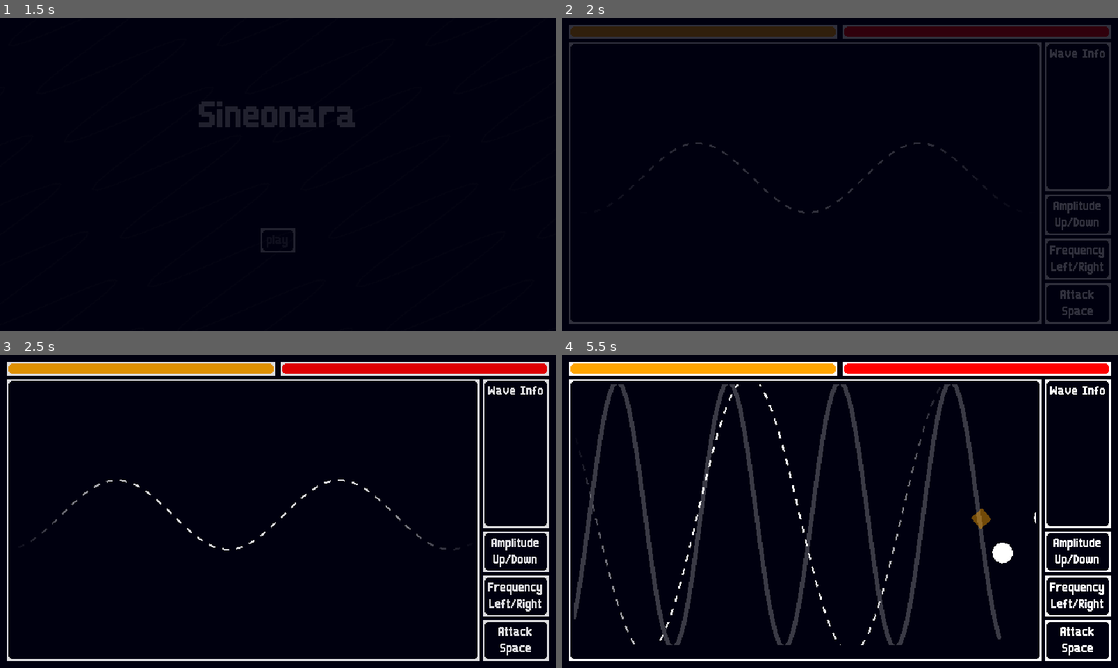
Above: before the commit, frames 1-4 (two rows, left to right).
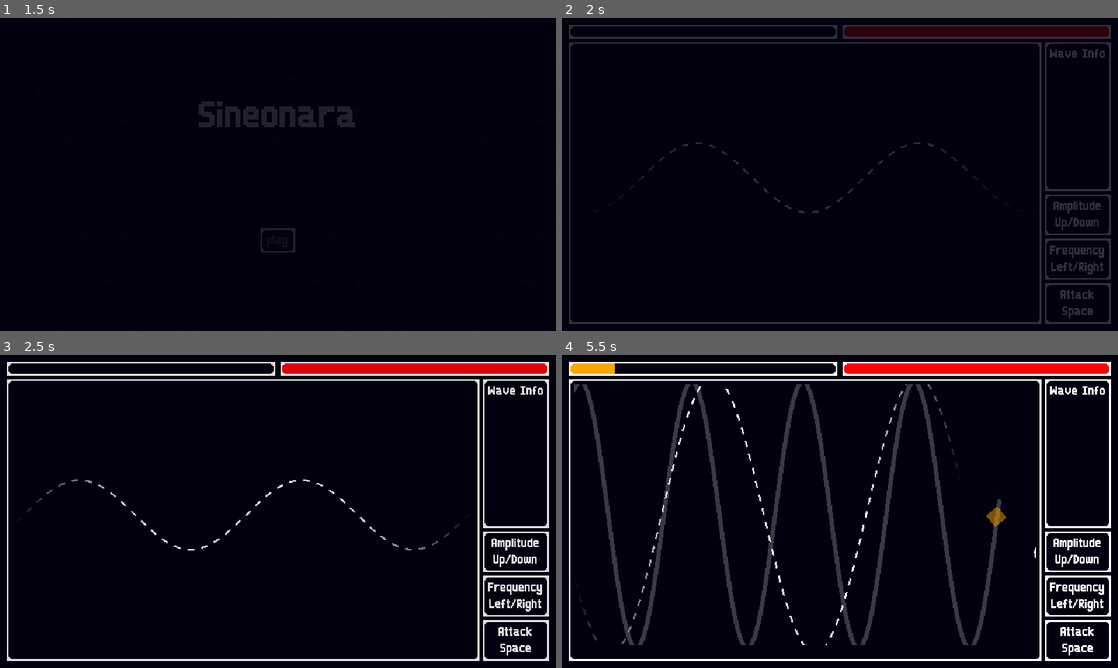
Above: after the commit, the same moments.

Repository: riSygneD/Sineonara
Game: Godot game, scene res://main.tscn
Same seed, same stepped clock (60 frames per second), same inputs: the game is played once before the commit and once after it. The project has no main scene, so this scene is started directly.
Inputs:
- Up to frame 1 (1.5 s): click "play" at 0.5 s; tap Space (attack) at 1.35 s
- Up to frame 2 (2 s): no input
- Up to frame 3 (2.5 s): tap Space (attack) at 2.1 s
- Up to frame 4 (5.5 s): tap S (decrease_amplitude) at 2.85 s; tap Space (attack) every 0.75 s from 3.05 to 5.3 s; tap D (decrease_frequency) at 3.6 s; tap W (increase_amplitude) at 4.35 s; tap P (debug) at 4.9 s; tap A (increase_frequency) at 5.1 s

Frame 1 is identical in both runs. In frame 2, 1.6% of the frame differs, in the area x 1-50%, y 2-6%; in frame 3, 2.1%; in frame 4, 12%, in the area x 2-86%, y 2-93%.
Error after the commit: Invalid call. Nonexistent function 'get_energy' in base 'Nil'. (res://player_path_controller.gd:25)

Commit message:
Added damage and energy handlers

Diff:
--- a/game_world.gd
+++ b/game_world.gd
@@ -5,7 +5,7 @@
 
 func _ready() -> void:
 	spawn_timer.timeout.connect(_on_spawn_timer_timeout)
-
+	await get_tree().create_timer(1.0, false, true).timeout
 	start_game()
 
 func _on_spawn_timer_timeout() -> void:
--- a/game_world.tscn
+++ b/game_world.tscn
@@ -1,10 +1,9 @@
-[gd_scene load_steps=6 format=3 uid="uid://cku8kjtawyxjg"]
+[gd_scene load_steps=5 format=3 uid="uid://cku8kjtawyxjg"]
 
 [ext_resource type="Script" uid="uid://bkhe2py62ue7u" path="res://game_world.gd" id="1_e08lw"]
 [ext_resource type="PackedScene" uid="uid://4ad6ir3elqsv" path="res://player_path.tscn" id="2_e2o6t"]
 [ext_resource type="Script" uid="uid://bqjqgqx4ml0c3" path="res://enemy_spawner.gd" id="3_e08lw"]
 [ext_resource type="Theme" uid="uid://18prg1h5nv17" path="res://main_menu_theme.tres" id="3_ea1x0"]
-[ext_resource type="Script" uid="uid://ckgjqv77v7tsm" path="res://player_path_controller.gd" id="4_e3xe6"]
 
 [node name="GameWorld" type="Node2D"]
 script = ExtResource("1_e08lw")
@@ -33,11 +32,6 @@
 unique_name_in_owner = true
 position = Vector2(0, 150)
 
-[node name="PlayerPathController" type="Node" parent="PlayerPath" node_paths=PackedStringArray("player_path")]
-script = ExtResource("4_e3xe6")
-player_path = NodePath("..")
-metadata/_custom_type_script = "uid://ckgjqv77v7tsm"
-
 [node name="EnemySpawner" type="Node2D" parent="."]
 unique_name_in_owner = true
 position = Vector2(586, 150)
--- /dev/null
+++ b/player_damage_handler.gd
@@ -0,0 +1,21 @@
+class_name PlayerDamageHandler
+extends Node
+
+
+var player_stats : PlayerStats
+
+
+func _ready() -> void:
+	SignalBus.player_stats_initialized.connect(_on_player_stats_initialized)
+	SignalBus.enemy_reached_left.connect(take_damage)
+
+
+func _on_player_stats_initialized(p_player_stats : PlayerStats) -> void:
+	player_stats = p_player_stats
+
+
+func take_damage() -> void:
+	if not player_stats:
+		print_debug("ERROR: Player stats was not initialized for me!")
+		return
+	player_stats.health -= 1
--- /dev/null
+++ b/player_energy_handler.gd
@@ -0,0 +1,18 @@
+class_name PlayerEnergyHandler
+extends Node
+
+const ENERGY_RECHARGE_RATE := 6.0 # per second
+
+var player_stats : PlayerStats
+
+func _ready() -> void:
+	SignalBus.player_stats_initialized.connect(_on_player_stats_initialized)
+
+func _on_player_stats_initialized(p_player_stats : PlayerStats) -> void:
+	player_stats = p_player_stats
+
+func _physics_process(delta: float) -> void:
+	if not player_stats:
+		return
+	var energy_delta : float = ENERGY_RECHARGE_RATE * delta
+	player_stats.set_energy(player_stats.get_energy() + energy_delta)
--- a/player_path.gd
+++ b/player_path.gd
@@ -12,15 +12,14 @@
 
 var _shift_speed_factor : float = BASE_SHIFT_SPEED_FACTOR
 var _amplitude_step_idx : int = 0:
-	set = set_amplitude_step_idx
+	set = set_amplitude_step_idx,
+	get = get_amplitude_step_idx
 var _period_factor_step_idx : int = 0:
-	set = set_period_factor_step_idx
+	set = set_period_factor_step_idx,
+	get = get_period_factor_step_idx
 var _shift_speed_tween : Tween
 var _amplitude_tween : Tween
 var _period_tween : Tween
-
-
-@onready var path_visualizer: PathVisualizer = %PathVisualizer
 
 
 func _ready() -> void:
@@ -118,3 +117,9 @@
 			curve.amplitude * 2.0, 0.5)
 	collapse_tween.tween_property(curve, "amplitude",
 			0.0, 1.5).set_delay(0.5)
+
+func get_amplitude_step_idx() -> int:
+	return _amplitude_step_idx
+
+func get_period_factor_step_idx() -> int:
+	return _period_factor_step_idx
--- a/player_path.tscn
+++ b/player_path.tscn
@@ -1,9 +1,12 @@
-[gd_scene load_steps=7 format=3 uid="uid://4ad6ir3elqsv"]
+[gd_scene load_steps=10 format=3 uid="uid://4ad6ir3elqsv"]
 
 [ext_resource type="Script" uid="uid://c4mbyite8vh43" path="res://wave/scripts/wave_curve.gd" id="1_qyuvv"]
 [ext_resource type="Script" uid="uid://bs2p0a2pd5drg" path="res://player_path.gd" id="2_1vfu6"]
 [ext_resource type="Texture2D" uid="uid://dnlrmdls117j8" path="res://wave/resources/quarter_dashed_line.tres" id="2_w6iud"]
-[ext_resource type="Script" uid="uid://bvhrcxkuu7kvn" path="res://wave/scripts/path_visualizer.gd" id="3_1vfu6"]
+[ext_resource type="Script" uid="uid://bvhrcxkuu7kvn" path="res://wave/scripts/path_visualizer.gd" id="4_w6iud"]
+[ext_resource type="Script" uid="uid://cnb2d2hatqt3v" path="res://player_damage_handler.gd" id="5_vl757"]
+[ext_resource type="Script" uid="uid://bnbfy0k03nw4h" path="res://player_energy_handler.gd" id="6_3v1q2"]
+[ext_resource type="Script" uid="uid://ckgjqv77v7tsm" path="res://player_path_controller.gd" id="7_yf3j2"]
 
 [sub_resource type="Curve2D" id="Curve2D_fc0e3"]
 _data = {
@@ -29,7 +32,6 @@
 script = ExtResource("2_1vfu6")
 
 [node name="PathVisualizer" type="Line2D" parent="." node_paths=PackedStringArray("path")]
-unique_name_in_owner = true
 texture_repeat = 2
 points = PackedVector2Array(0, 0, 6, 12.485781, 12, 24.49174, 18, 35.556496, 24, 45.254833, 30, 53.214054, 36, 59.12829 …(1317 unchanged characters)…
 width = 2.0
@@ -39,7 +41,15 @@
 joint_mode = 2
 begin_cap_mode = 2
 end_cap_mode = 2
-script = ExtResource("3_1vfu6")
+script = ExtResource("4_w6iud")
 path = NodePath("..")
-line_type = 2
 metadata/_custom_type_script = "uid://bvhrcxkuu7kvn"
+
+[node name="PlayerDamageHandler" type="Node" parent="."]
+script = ExtResource("5_vl757")
+
+[node name="PlayerEnergyHandler" type="Node" parent="."]
+script = ExtResource("6_3v1q2")
+
+[node name="PlayerPathController" type="Node" parent="."]
+script = ExtResource("7_yf3j2")
--- a/player_path_controller.gd
+++ b/player_path_controller.gd
@@ -21,7 +21,10 @@
 	if not player_path or not event.is_pressed() or event.is_echo():
 		return
 	if event.is_action("attack"):
-		player_path.attack()
+		var energy_cost : float = get_energy_cost()
+		if player_stats.get_energy() >= energy_cost:
+			player_path.attack()
+			player_stats.energy -= energy_cost
 	elif event.is_action("decrease_amplitude"):
 		player_path.decrease_amplitude()
 	elif event.is_action("increase_amplitude"):
@@ -36,6 +39,11 @@
 		return
 	get_viewport().set_input_as_handled()
 
+func get_energy_cost() -> float:
+	var energy_cost : float = 12.0
+	energy_cost += 6.0 * (player_path.get_amplitude_step_idx() + 1)
+	energy_cost += 6.0 * (player_path.get_period_factor_step_idx() + 1)
+	return energy_cost
+
 func _on_player_stats_initialized(p_player_stats : PlayerStats) -> void:
 	player_stats = p_player_stats
-	print(player_stats)
--- a/player_stats.gd
+++ b/player_stats.gd
@@ -6,6 +6,7 @@
 signal max_health_changed(value : int)
 signal energy_changed(value : float)
 signal max_energy_changed(value : float)
+signal no_health
 
 
 @export var health : int = 6:
@@ -22,28 +23,35 @@
 	get = get_max_energy
 
 func set_health(value : int) -> void:
-	if health == value:
+	var target_value : int = mini(maxi(0, value), max_health)
+	if health == target_value:
 		return
-	health = value
-	health_changed.emit(value)
+	health = target_value
+	health_changed.emit(target_value)
+	if health <= 0:
+		no_health.emit()
 
 func set_max_health(value : int) -> void:
 	if max_health == value:
 		return
 	max_health = value
 	max_health_changed.emit(value)
+	health = mini(health, max_health)
 
 func set_energy(value : float) -> void:
-	if energy == value:
+	var target_value : float = minf(maxf(0, value), max_energy)
+	if energy == target_value:
 		return
-	energy = value
-	energy_changed.emit(value)
+	energy = target_value
+	energy_changed.emit(target_value)
 
 func set_max_energy(value : float) -> void:
 	if max_energy == value:
 		return
 	max_energy = value
 	max_energy_changed.emit(value)
+	max_energy = minf(energy, max_energy)
+
 
 func get_health() -> int:
 	return health
--- a/ui/energy_ui.gd
+++ b/ui/energy_ui.gd
@@ -1,37 +1,34 @@
 extends PanelContainer
 
 
-const ENERGY_BAR_COLOR_BASE := Color.ORANGE
-const ENERGY_RECHARGE_RATE_BASE : float = 0.5 # per second
+var player_stats : PlayerStats
+var energy : float:
+	get: return player_stats.get_energy()
+var max_energy : float:
+	get: return player_stats.get_max_energy()
 
 
-var max_energy : float = 12.0
-var energy : float = 0.0:
-	set = set_energy,
-	get = get_energy
-var energy_recharge_rate : float = ENERGY_RECHARGE_RATE_BASE
 
 
 @onready var energy_bar: ColorRect = %EnergyBar
 
 
 func _ready() -> void:
-	await get_tree().process_frame
-	set_energy(max_energy)
+	SignalBus.player_stats_initialized.connect(_on_player_stats_initialized)
+	resized.connect(_on_resized)
 
 
-func _physics_process(delta: float) -> void:
-	energy += energy_recharge_rate * delta
+func _on_player_stats_initialized(p_player_stats : PlayerStats) -> void:
+	player_stats = p_player_stats
+	if player_stats:
+		player_stats.energy_changed.connect(_on_energy_changed)
+		_on_energy_changed(player_stats.get_energy())
 
 
-func set_energy(value : float) -> void:
-	var target_value : float = minf(maxf(0, value), max_energy)
-	if energy == target_value:
-		return
-	energy = target_value
-	var energy_ratio : float = energy / max_energy
+func _on_energy_changed(value : float) -> void:
+	var energy_ratio : float = value / max_energy
 	energy_bar.set_custom_minimum_size(Vector2(size.x * energy_ratio, 0))
 
-
-func get_energy() -> float:
-	return energy
+func _on_resized() -> void:
+	if player_stats:
+		_on_energy_changed(player_stats.get_energy())
--- a/ui/energy_ui.tscn
+++ b/ui/energy_ui.tscn
@@ -6,6 +6,7 @@
 [sub_resource type="StyleBoxEmpty" id="StyleBoxEmpty_0ghdw"]
 
 [node name="EnergyUI" type="PanelContainer"]
+custom_minimum_size = Vector2(64, 16)
 offset_right = 64.0
 offset_bottom = 16.0
 size_flags_horizontal = 3
@@ -15,7 +16,6 @@
 
 [node name="EnergyBar" type="ColorRect" parent="."]
 unique_name_in_owner = true
-custom_minimum_size = Vector2(64, 0)
 layout_mode = 2
 size_flags_horizontal = 0
 color = Color(1, 0.64705884, 0, 1)
--- a/ui/health_ui.gd
+++ b/ui/health_ui.gd
@@ -12,11 +12,14 @@
 const TWEEN_DURATION : float = 0.5
 
 
-var max_health : int = 6
-var health : int = 6:
-	set = set_health,
-	get = get_health
+var player_stats : PlayerStats
+var last_health : int = 0
 var tween : Tween
+
+var health : int:
+	get: return player_stats.get_health()
+var max_health : int:
+	get: return player_stats.get_max_health()
 
 
 @onready var health_bar_over: ColorRect = %HealthBarOver
@@ -24,16 +27,12 @@
 
 
 func _ready() -> void:
-	SignalBus.enemy_reached_left.connect(take_damage.bind(1))
+	SignalBus.player_stats_initialized.connect(_on_player_stats_initialized)
 	health_restored.connect(_on_health_restored)
 	damage_taken.connect(_on_damage_taken)
 	await get_tree().process_frame
 	health_bar_over.set_custom_minimum_size(size)
 	health_bar_under.set_custom_minimum_size(size)
-
-
-func take_damage(value : int) -> void:
-	health -= value
 
 
 func new_tween() -> Tween:
@@ -67,17 +66,16 @@
 			target_size_x, TWEEN_DURATION).set_delay(TWEEN_DELAY)
 
 
-func set_health(value : int) -> void:
-	var original_value : int = health
-	var target_value : int = mini(maxi(0, value), max_health)
-	if original_value == target_value:
+func _on_player_stats_initialized(p_player_stats : PlayerStats) -> void:
+	player_stats = p_player_stats
+	if not player_stats:
 		return
-	health = target_value
-	if original_value < health:
-		health_restored.emit()
-	else:
-		damage_taken.emit()
+	player_stats.health_changed.connect(_on_health_changed)
 
 
-func get_health() -> int:
-	return health
+func _on_health_changed(value : int) -> void:
+	if value > last_health:
+		health_restored.emit()
+	elif value < last_health:
+		damage_taken.emit()
+	last_health = value
--- a/ui/health_ui.tscn
+++ b/ui/health_ui.tscn
@@ -9,19 +9,18 @@
 custom_minimum_size = Vector2(64, 16)
 offset_right = 64.0
 offset_bottom = 16.0
+size_flags_horizontal = 3
 theme = ExtResource("1_tt5l4")
 theme_override_styles/panel = SubResource("StyleBoxEmpty_iy3an")
 script = ExtResource("2_iy3an")
 
 [node name="HealthBarUnder" type="ColorRect" parent="."]
 unique_name_in_owner = true
-custom_minimum_size = Vector2(64, 0)
 layout_mode = 2
 size_flags_horizontal = 8
 
 [node name="HealthBarOver" type="ColorRect" parent="."]
 unique_name_in_owner = true
-custom_minimum_size = Vector2(64, 0)
 layout_mode = 2
 size_flags_horizontal = 8
 color = Color(1, 0, 0, 1)
Not shown, added: player_damage_handler.gd.uid
Not shown, added: player_energy_handler.gd.uid
